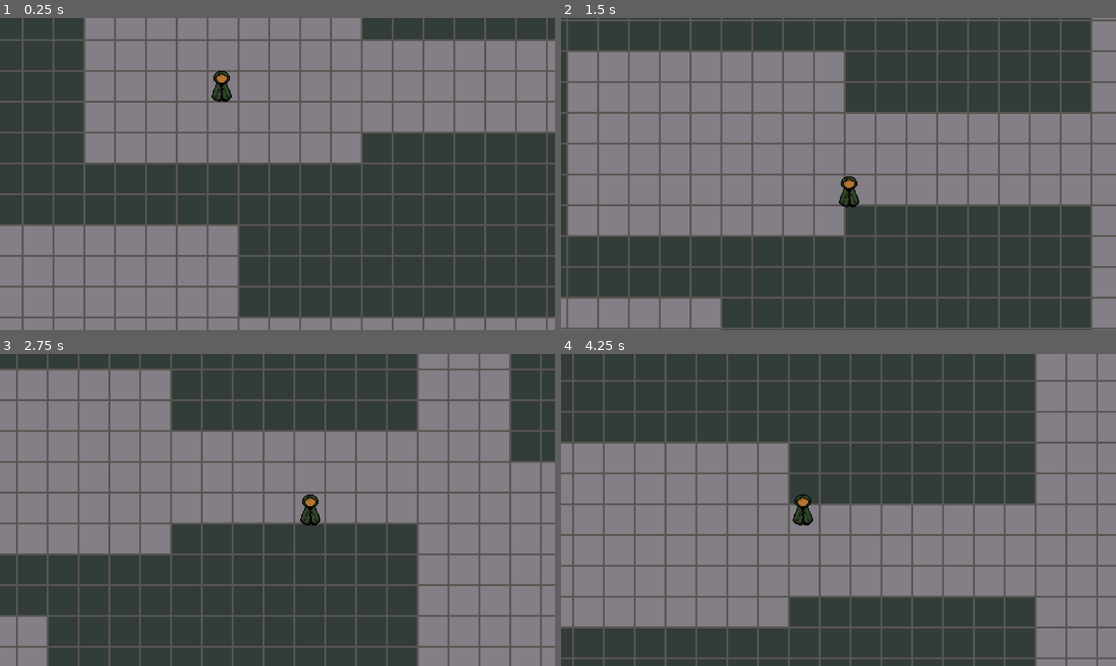
Above: before the commit, frames 1-4 (two rows, left to right).
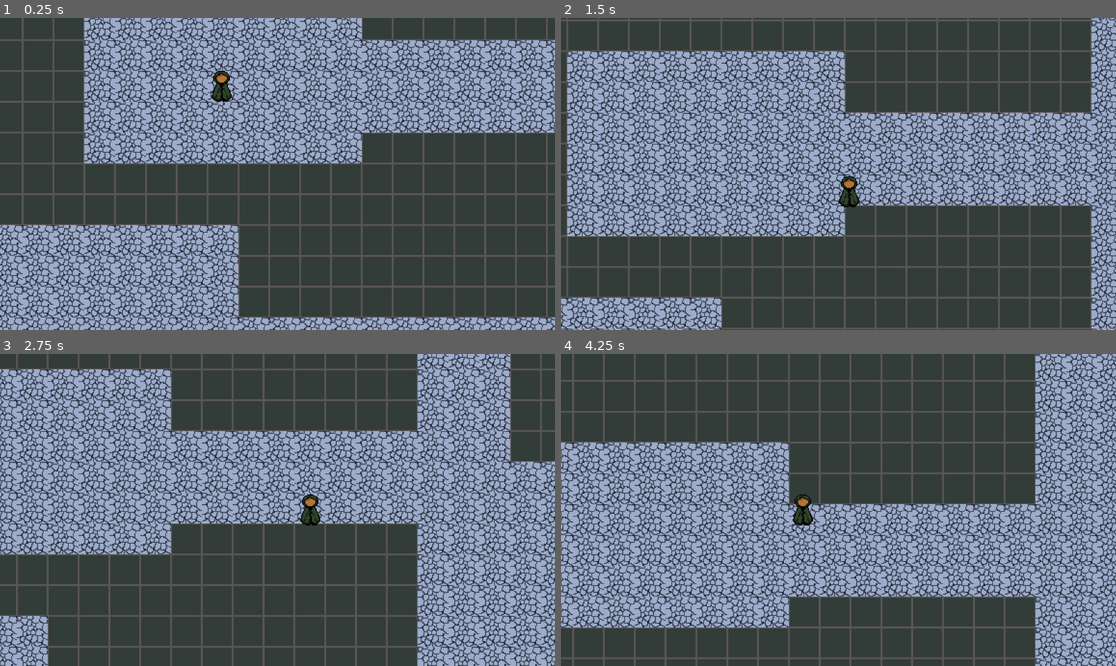
Above: after the commit, the same moments.

Repository: afilipovski/masked-descent
Game: Godot game, scene res://scenes/main.tscn
Same seed, same stepped clock (60 frames per second), same inputs: the game is played once before the commit and once after it.
Inputs:
- Up to frame 1 (0.25 s): no input
- Up to frame 2 (1.5 s): hold D (move_right) 0.53-1.28 s; hold S (move_down) from 1.28 s (still down)
- Up to frame 3 (2.75 s): release S (move_down) at 2.03 s; hold D (move_right) from 2.03 s (still down)
- Up to frame 4 (4.25 s): release D (move_right) at 2.78 s; hold W (move_up) 2.78-3.53 s; hold A (move_left) from 3.53 s (still down)

The runs differ from the first frame. In frame 1, 48% of the frame differs, in the area x 0-100%, y 0-100%; in frame 2, 48%; in frame 3, 52%; in frame 4, 50%.

Commit message:
Change floor texture and procedurally generate enemies

Diff:
--- a/scenes/main.tscn
+++ b/scenes/main.tscn
@@ -1,14 +1,14 @@
 [gd_scene format=3 uid="uid://bhlm0lcav28hw"]
 
-[ext_resource type="Texture2D" uid="uid://b5x71iuusdvnu" path="res://assets/floor-test.png" id="1_4vge2"]
+[ext_resource type="Texture2D" uid="uid://dpqgg2x88cm7h" path="res://assets/floor.png" id="1_o6xl0"]
 [ext_resource type="Script" uid="uid://c7qk5anmpq1im" path="res://scripts/dungeon_generator.gd" id="1_tefeu"]
 [ext_resource type="Texture2D" uid="uid://b17xn4u5gk3kl" path="res://assets/wall-test.png" id="2_04qyp"]
 [ext_resource type="Texture2D" uid="uid://b0mpuy4m3yxgp" path="res://assets/stairs.jpg" id="3_fws66"]
-[ext_resource type="Script" path="res://scripts/character_body_2d.gd" id="3_j7wrs"]
+[ext_resource type="Script" uid="uid://cg3nobg4uifa" path="res://scripts/character_body_2d.gd" id="3_j7wrs"]
 [ext_resource type="Texture2D" uid="uid://bu510rq3khy0q" path="res://assets/main_character.png" id="5_04qyp"]
 
 [sub_resource type="TileSetAtlasSource" id="TileSetAtlasSource_0e48y"]
-texture = ExtResource("1_4vge2")
+texture = ExtResource("1_o6xl0")
 0:0/size_in_atlas = Vector2i(2, 2)
 0:0/0 = 0
 
--- a/scripts/dungeon_generator.gd
+++ b/scripts/dungeon_generator.gd
@@ -9,11 +9,14 @@
 @export var max_rooms: int = 15
 @export var min_room_spacing: int = 2
 @export var corridor_width: int = 3
+@export var enemies_per_room_area: float = 0.02
 
 const FLOOR_SOURCE = 0
 const WALL_SOURCE = 1
 const STAIRS_SOURCE = 2
 const ATLAS_COORDS = Vector2i(0, 0)
+
+const ENEMY_SCENE = preload("res://scenes/enemies/dwarf.tscn")
 
 var rooms: Array[Rect2i] = []
 
@@ -41,6 +44,7 @@
 
 	place_walls_around_floors()
 	place_stairs()
+	spawn_enemies()
 
 	print("Generated dungeon with ", rooms.size(), " rooms")
 
@@ -128,6 +132,37 @@
 		set_cell(0, stairs_pos, STAIRS_SOURCE, ATLAS_COORDS)
 		print("Placed stairs at: ", stairs_pos)
 
+func spawn_enemies():
+	clear_existing_enemies()
+
+	var total_enemies = 0
+	# Skip first room (player spawn) and last room (stairs)
+	for i in range(1, rooms.size() - 1):
+		var room = rooms[i]
+		var room_area = room.size.x * room.size.y
+		var num_enemies = max(1, int(room_area * enemies_per_room_area))
+
+		print("Room ", i, " (", room.size.x, "x", room.size.y, ", area: ", room_area, "): spawning ", num_enemies, " enemies")
+
+		for j in range(num_enemies):
+			var enemy_instance = ENEMY_SCENE.instantiate()
+			var spawn_pos = get_random_position_in_room(room)
+			enemy_instance.global_position = map_to_local(spawn_pos)
+			get_parent().add_child(enemy_instance)
+			total_enemies += 1
+
+	print("Total enemies spawned: ", total_enemies)
+
+func get_random_position_in_room(room: Rect2i) -> Vector2i:
+	var x = randi_range(room.position.x + 1, room.position.x + room.size.x - 2)
+	var y = randi_range(room.position.y + 1, room.position.y + room.size.y - 2)
+	return Vector2i(x, y)
+
+func clear_existing_enemies():
+	var enemies = get_tree().get_nodes_in_group("enemies")
+	for enemy in enemies:
+		enemy.queue_free()
+
 func regenerate():
 	generate_dungeon()
 	get_tree().call_group("player", "reset_position")
Binary file added: assets/floor.png
Not shown, added: assets/floor.png.import
